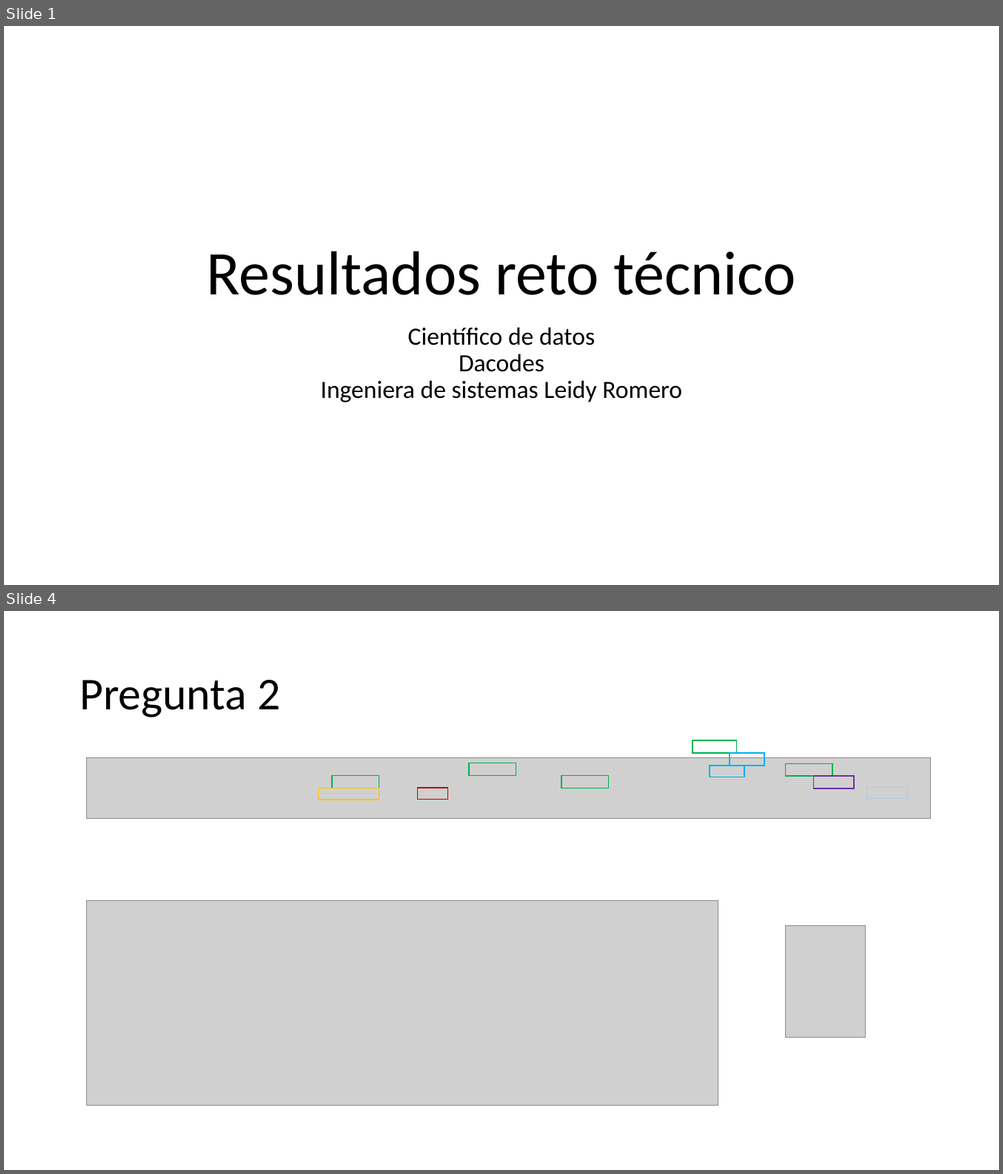
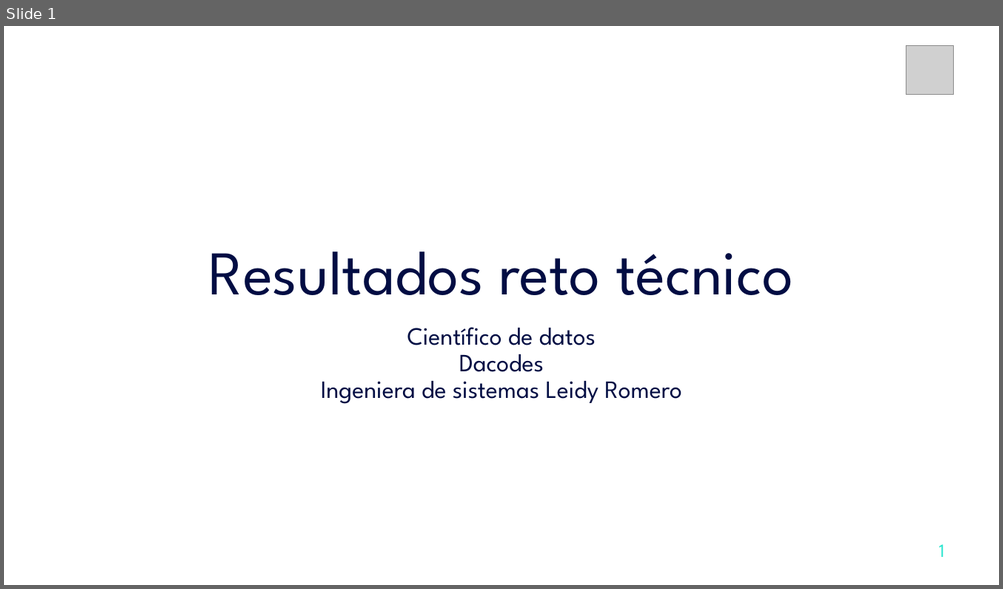
Before and after one commit to LeidyRomero/dacodes_reto, a slide deck: Presentacion corporativa.pptx. Shown one above the other, each under a label of ours: slides 1 and 4 before the commit, slide 1 after it; the slides between them are not shown. The pictures are 1003x1174 and 1003x589 pixels, drawn with LibreOffice and Linux fonts; fonts in the diff are those of the drawing; grey boxes stand for pictures. Boxes give left, top, right and bottom in pixels: in the first picture for what was removed or moved away, otherwise in the second. Text is boxed around its words. In the diff, an @@ line names an element or a change of style, - is before the commit and + after.

```diff
--- a/Presentacion corporativa.pptx
+++ b/Presentacion corporativa.pptx
@@ slide 4 removed at <box>4,611,999,1170</box>, background #FFFFFF @@
@@ title removed at <box>79,680,280,718</box> @@
-Pregunta 2
@@ rectangle removed at <box>693,741,737,754</box> @@
@@ picture removed at <box>87,758,930,818</box> @@
@@ rectangle removed at <box>469,763,516,776</box> @@
@@ rectangle removed at <box>710,766,745,777</box> @@
@@ rectangle removed at <box>729,754,764,766</box> @@
@@ rectangle removed at <box>785,764,832,777</box> @@
@@ rectangle removed at <box>332,776,378,789</box> @@
@@ rectangle removed at <box>418,788,448,799</box> @@
@@ rectangle removed at <box>561,776,609,789</box> @@
@@ rectangle removed at <box>814,776,854,789</box> @@
@@ rectangle removed at <box>867,788,907,799</box> @@
@@ rectangle removed at <box>318,789,378,800</box> @@
@@ picture removed at <box>87,900,719,1106</box> @@
@@ picture removed at <box>785,925,865,1038</box> @@
@@ slide 1 changed as well @@
@@ picture added at <box>905,45,953,95</box> @@
@@ title "Resultados reto técnico" at <box>209,252,793,295</box>: font Calibri to League Spartan, text colour #000000 to #020D43 @@
@@ subtitle "Científico de datos Dacodes Ingeniera ..." at <box>321,327,681,404</box>: font Calibri to League Spartan, text colour #000000 to #020D43 @@
@@ text added at <box>939,545,945,557</box>, 18 pt, text #26E5CE @@
+1
```
Also in this commit, not shown: 2 other slides changed, 5 slides added, 1 other slide removed.
